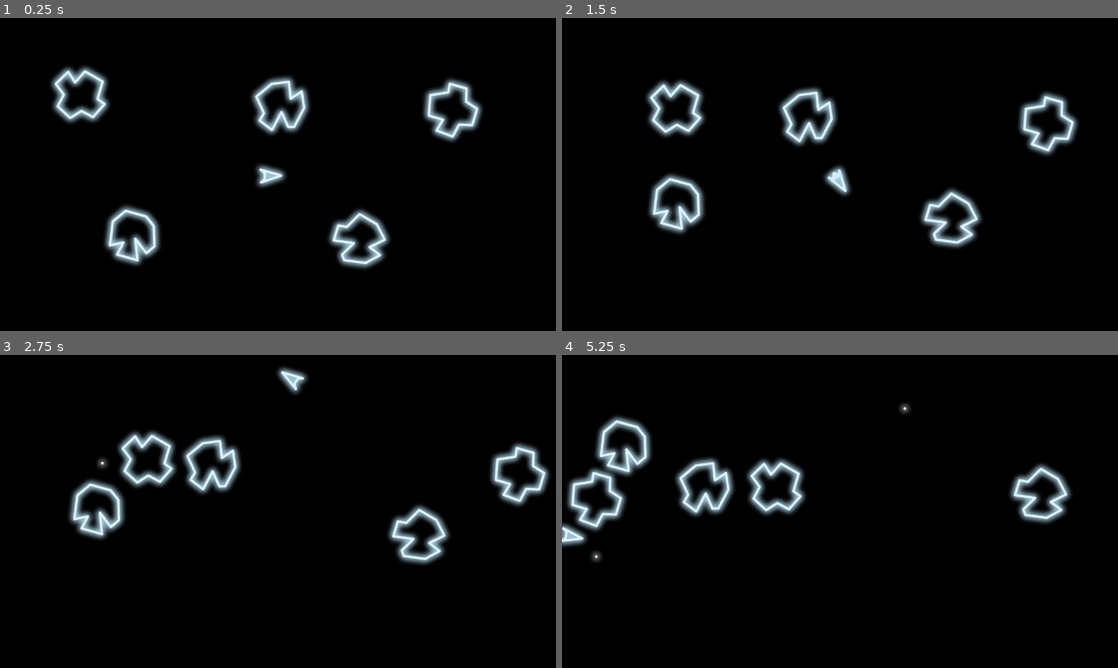
Above: before the commit, frames 1-4 (two rows, left to right).
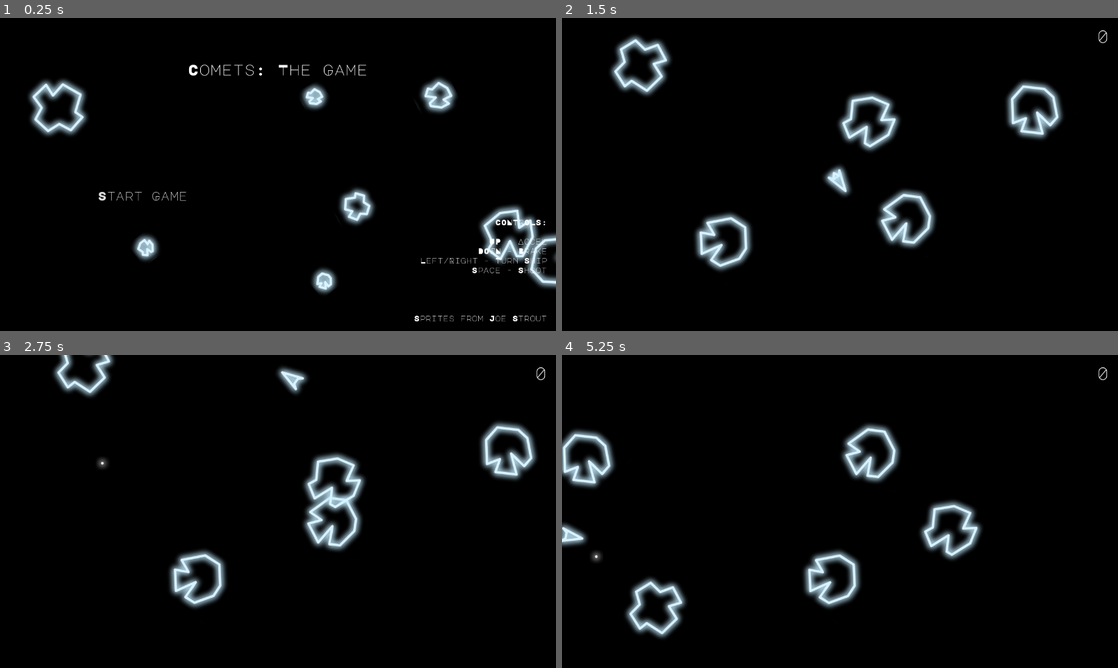
Above: after the commit, the same moments.

Repository: CLSKayyo/game-ogm-35
Game: Godot game, scene res://scenes/main_menu.tscn
The game is run twice, just before and just after one commit, with the same random seed, the same clock (stepped at 60 frames per second) and the same inputs. Before the commit the project starts from res://scenes/world.tscn.
Inputs (mouse positions are in pixels of both pictures, inside the frame that each line leads up to):
- Up to frame 1 (0.25 s): no input
- Up to frame 2 (1.5 s): click (706, 196) at 0.5 s, where only the run after the commit has a clickable "Start Game"; hold D (turn_right) from 1.28 s (still down); hold Up (apply_gas) from 1.28 s (still down)
- Up to frame 3 (2.75 s): release D (turn_right) at 2.03 s; release Up (apply_gas) at 2.03 s; hold Down (brake) from 2.03 s (still down); tap Space (shoot) at 2.1 s
- Up to frame 4 (5.25 s): release Down (brake) at 2.78 s; hold Up (apply_gas) 2.78-3.53 s; hold D (turn_right) 2.78-4.28 s; tap Space (shoot) at 3.6, 5.1 s; hold Up (apply_gas) 4.28-5.03 s; hold A (turn_left) from 4.28 s (still down)

The runs differ from the first frame. In frame 1, 11% of the frame differs, in the area x 5-100%, y 14-98%; in frame 2, 12%; in frame 3, 12%; in frame 4, 12%, in the area x 0-99%, y 3-91%.

Commit message:
Create Game Playable version

Diff:
--- a/project.godot
+++ b/project.godot
@@ -11,9 +11,13 @@
 [application]
 
 config/name="OGM35"
-run/main_scene="res://scenes/world.tscn"
+run/main_scene="res://scenes/main_menu.tscn"
 config/features=PackedStringArray("4.2", "GL Compatibility")
 config/icon="res://icon.svg"
+
+[autoload]
+
+CometsManager="*res://src/manager.gd"
 
 [display]
 
--- /dev/null
+++ b/scenes/game_over.tscn
@@ -0,0 +1,96 @@
+[gd_scene load_steps=8 format=3 uid="uid://bdud8cn82f3w5"]
+
+[ext_resource type="FontFile" uid="uid://bckhcopcuru1x" path="res://assets/MajorMonoDisplay-Regular.ttf" id="1_ac5im"]
+[ext_resource type="Script" path="res://src/game_over.gd" id="1_fjj5c"]
+
+[sub_resource type="StyleBoxFlat" id="StyleBoxFlat_28vq3"]
+bg_color = Color(0, 0, 0, 0.717647)
+
+[sub_resource type="LabelSettings" id="LabelSettings_0ocys"]
+font = ExtResource("1_ac5im")
+font_size = 41
+
+[sub_resource type="LabelSettings" id="LabelSettings_jpi5m"]
+font = ExtResource("1_ac5im")
+font_size = 21
+
+[sub_resource type="LabelSettings" id="LabelSettings_aexyp"]
+font = ExtResource("1_ac5im")
+font_size = 80
+
+[sub_resource type="StyleBoxEmpty" id="StyleBoxEmpty_4in2i"]
+
+[node name="GameOver" type="Control"]
+layout_mode = 3
+anchors_preset = 15
+anchor_right = 1.0
+anchor_bottom = 1.0
+grow_horizontal = 2
+grow_vertical = 2
+script = ExtResource("1_fjj5c")
+
+[node name="Panel" type="Panel" parent="."]
+layout_mode = 1
+anchors_preset = 15
+anchor_right = 1.0
+anchor_bottom = 1.0
+grow_horizontal = 2
+grow_vertical = 2
+theme_override_styles/panel = SubResource("StyleBoxFlat_28vq3")
+
+[node name="VBoxContainer" type="VBoxContainer" parent="Panel"]
+layout_mode = 1
+anchors_preset = 15
+anchor_right = 1.0
+anchor_bottom = 1.0
+grow_horizontal = 2
+grow_vertical = 2
+alignment = 1
+
+[node name="GameOver" type="Label" parent="Panel/VBoxContainer"]
+layout_mode = 2
+size_flags_horizontal = 4
+text = "Game Over!"
+label_settings = SubResource("LabelSettings_0ocys")
+horizontal_alignment = 1
+vertical_alignment = 1
+
+[node name="GameOver2" type="Label" parent="Panel/VBoxContainer"]
+layout_mode = 2
+size_flags_horizontal = 4
+text = "Your score was"
+label_settings = SubResource("LabelSettings_jpi5m")
+horizontal_alignment = 1
+vertical_alignment = 1
+
+[node name="Score" type="Label" parent="Panel/VBoxContainer"]
+unique_name_in_owner = true
+layout_mode = 2
+size_flags_horizontal = 4
+text = "23"
+label_settings = SubResource("LabelSettings_aexyp")
+horizontal_alignment = 1
+vertical_alignment = 1
+
+[node name="PlayAgain" type="Button" parent="Panel/VBoxContainer"]
+layout_mode = 2
+size_flags_vertical = 0
+theme_override_colors/font_pressed_color = Color(0, 0, 0, 1)
+theme_override_colors/font_hover_color = Color(0, 0, 0, 1)
+theme_override_fonts/font = ExtResource("1_ac5im")
+theme_override_font_sizes/font_size = 28
+theme_override_styles/normal = SubResource("StyleBoxEmpty_4in2i")
+text = "Play Again"
+
+[node name="MainMenu" type="Button" parent="Panel/VBoxContainer"]
+layout_mode = 2
+size_flags_vertical = 0
+theme_override_colors/font_pressed_color = Color(0, 0, 0, 1)
+theme_override_colors/font_hover_color = Color(0, 0, 0, 1)
+theme_override_fonts/font = ExtResource("1_ac5im")
+theme_override_font_sizes/font_size = 28
+theme_override_styles/normal = SubResource("StyleBoxEmpty_4in2i")
+text = "Main Menu"
+
+[connection signal="pressed" from="Panel/VBoxContainer/PlayAgain" to="." method="_on_play_again_pressed"]
+[connection signal="pressed" from="Panel/VBoxContainer/MainMenu" to="." method="_on_main_menu_pressed"]
--- /dev/null
+++ b/scenes/main_menu.tscn
@@ -0,0 +1,159 @@
+[gd_scene load_steps=9 format=3 uid="uid://dnnscld2xyf8d"]
+
+[ext_resource type="PackedScene" uid="uid://ck627oeiurflx" path="res://scenes/asteroid_1.tscn" id="1_xa2wp"]
+[ext_resource type="PackedScene" uid="uid://bkarjeyaokesw" path="res://scenes/asteroid_2.tscn" id="2_giygk"]
+[ext_resource type="PackedScene" uid="uid://ddry4cg3tf7ru" path="res://scenes/asteroid_3.tscn" id="3_qte2w"]
+[ext_resource type="FontFile" uid="uid://bckhcopcuru1x" path="res://assets/MajorMonoDisplay-Regular.ttf" id="4_nvhkw"]
+
+[sub_resource type="LabelSettings" id="LabelSettings_3urum"]
+font = ExtResource("4_nvhkw")
+font_size = 35
+
+[sub_resource type="StyleBoxEmpty" id="StyleBoxEmpty_q7b6e"]
+
+[sub_resource type="GDScript" id="GDScript_1jfya"]
+resource_name = "StartBtn"
+script/source = "extends Button
+
+func _on_pressed():
+	CometsManager.go_to_scene('res://scenes/world.tscn')
+"
+
+[sub_resource type="LabelSettings" id="LabelSettings_5wv25"]
+font = ExtResource("4_nvhkw")
+font_size = 18
+
+[node name="Control" type="Control"]
+layout_mode = 3
+anchors_preset = 15
+anchor_right = 1.0
+anchor_bottom = 1.0
+grow_horizontal = 2
+grow_vertical = 2
+
+[node name="Node2D" type="Node2D" parent="."]
+
+[node name="asteroid_1" parent="Node2D" instance=ExtResource("1_xa2wp")]
+position = Vector2(120, 201)
+
+[node name="asteroid_2" parent="Node2D" instance=ExtResource("2_giygk")]
+position = Vector2(794, 430)
+
+[node name="asteroid_3" parent="Node2D" instance=ExtResource("3_qte2w")]
+position = Vector2(762, 632)
+
+[node name="asteroid_4" parent="Node2D" instance=ExtResource("2_giygk")]
+position = Vector2(983, 199)
+
+[node name="asteroid_5" parent="Node2D" instance=ExtResource("1_xa2wp")]
+position = Vector2(1187, 492)
+
+[node name="asteroid_6" parent="Node2D" instance=ExtResource("3_qte2w")]
+position = Vector2(305, 520)
+
+[node name="asteroid_7" parent="Node2D" instance=ExtResource("3_qte2w")]
+position = Vector2(692, 182)
+
+[node name="asteroid_8" parent="Node2D" instance=ExtResource("1_xa2wp")]
+position = Vector2(7, 573)
+
+[node name="VBoxContainer" type="VBoxContainer" parent="."]
+clip_contents = true
+layout_mode = 1
+anchors_preset = -1
+anchor_right = 1.0
+anchor_bottom = 1.0
+offset_left = 20.0
+offset_top = 100.0
+offset_right = -20.0
+offset_bottom = -20.0
+grow_horizontal = 2
+grow_vertical = 2
+
+[node name="Game Title" type="Label" parent="VBoxContainer"]
+layout_mode = 2
+size_flags_vertical = 8
+text = "Comets: The Game"
+label_settings = SubResource("LabelSettings_3urum")
+horizontal_alignment = 1
+
+[node name="Control2" type="Control" parent="VBoxContainer"]
+layout_mode = 2
+size_flags_horizontal = 3
+size_flags_vertical = 3
+
+[node name="HBoxContainer" type="HBoxContainer" parent="VBoxContainer/Control2"]
+layout_mode = 1
+anchors_preset = 15
+anchor_right = 1.0
+anchor_bottom = 1.0
+grow_horizontal = 2
+grow_vertical = 2
+size_flags_vertical = 3
+alignment = 1
+
+[node name="Control2" type="Control" parent="VBoxContainer/Control2/HBoxContainer"]
+layout_mode = 2
+size_flags_horizontal = 3
+
+[node name="VBoxContainer" type="VBoxContainer" parent="VBoxContainer/Control2/HBoxContainer/Control2"]
+layout_mode = 1
+anchors_preset = -1
+anchor_right = 1.0
+anchor_bottom = 1.0
+offset_left = 20.0
+offset_top = 20.0
+offset_right = -20.0
+offset_bottom = -20.0
+grow_horizontal = 2
+grow_vertical = 2
+size_flags_horizontal = 3
+size_flags_vertical = 4
+alignment = 1
+
+[node name="StartBtn" type="Button" parent="VBoxContainer/Control2/HBoxContainer/Control2/VBoxContainer"]
+layout_mode = 2
+size_flags_vertical = 0
+theme_override_colors/font_pressed_color = Color(0, 0, 0, 1)
+theme_override_colors/font_hover_color = Color(0, 0, 0, 1)
+theme_override_fonts/font = ExtResource("4_nvhkw")
+theme_override_font_sizes/font_size = 28
+theme_override_styles/normal = SubResource("StyleBoxEmpty_q7b6e")
+text = "Start Game"
+script = SubResource("GDScript_1jfya")
+
+[node name="Control" type="Control" parent="VBoxContainer/Control2/HBoxContainer"]
+layout_mode = 2
+size_flags_horizontal = 3
+
+[node name="Game Title2" type="Label" parent="VBoxContainer/Control2/HBoxContainer/Control"]
+layout_mode = 1
+anchors_preset = 15
+anchor_right = 1.0
+anchor_bottom = 1.0
+grow_horizontal = 2
+grow_vertical = 2
+size_flags_vertical = 8
+text = "CONTROLS:
+
+UP - Accel
+DOWN - Brake
+Left/Right - Turn Ship
+Space - Shoot
+
+
+
+
+"
+label_settings = SubResource("LabelSettings_5wv25")
+horizontal_alignment = 2
+vertical_alignment = 2
+
+[node name="Game Title2" type="Label" parent="VBoxContainer"]
+layout_mode = 2
+size_flags_vertical = 8
+text = "Sprites from Joe Strout"
+label_settings = SubResource("LabelSettings_5wv25")
+horizontal_alignment = 2
+
+[connection signal="pressed" from="VBoxContainer/Control2/HBoxContainer/Control2/VBoxContainer/StartBtn" to="VBoxContainer/Control2/HBoxContainer/Control2/VBoxContainer/StartBtn" method="_on_pressed"]
--- a/scenes/player.tscn
+++ b/scenes/player.tscn
@@ -35,12 +35,12 @@
 }]
 
 [node name="Player" type="CharacterBody2D"]
+collision_mask = 3
 script = ExtResource("1_g3o44")
 
 [node name="CollisionShape2D" type="CollisionShape2D" parent="."]
 position = Vector2(3, -1)
 rotation = 1.5708
-scale = Vector2(1, 1)
 shape = SubResource("CapsuleShape2D_4wcyo")
 
 [node name="AnimatedSprite2D" type="AnimatedSprite2D" parent="."]
--- /dev/null
+++ b/scenes/world-gui.tscn
@@ -0,0 +1,34 @@
+[gd_scene load_steps=3 format=3 uid="uid://c8arfkcrpf725"]
+
+[ext_resource type="FontFile" uid="uid://bckhcopcuru1x" path="res://assets/MajorMonoDisplay-Regular.ttf" id="1_mtwnq"]
+
+[sub_resource type="GDScript" id="GDScript_6qy6w"]
+script/source = "extends Label
+
+func _physics_process(delta):
+	text = str(CometsManager.score)
+"
+
+[node name="World-gui" type="CanvasLayer"]
+
+[node name="MarginContainer" type="MarginContainer" parent="."]
+anchors_preset = 15
+anchor_right = 1.0
+anchor_bottom = 1.0
+offset_left = 20.0
+offset_top = 20.0
+offset_right = -20.0
+offset_bottom = -20.0
+grow_horizontal = 2
+grow_vertical = 2
+
+[node name="Label" type="Label" parent="MarginContainer"]
+layout_mode = 2
+size_flags_horizontal = 8
+size_flags_vertical = 0
+theme_override_fonts/font = ExtResource("1_mtwnq")
+theme_override_font_sizes/font_size = 41
+text = "0000"
+horizontal_alignment = 2
+text_direction = 2
+script = SubResource("GDScript_6qy6w")
--- a/scenes/world.tscn
+++ b/scenes/world.tscn
@@ -1,9 +1,12 @@
-[gd_scene load_steps=3 format=3 uid="uid://dfv08l1ygfcxp"]
+[gd_scene load_steps=5 format=3 uid="uid://dfv08l1ygfcxp"]
 
+[ext_resource type="Script" path="res://src/world_manager.gd" id="1_i5612"]
 [ext_resource type="PackedScene" uid="uid://bohvs4alr5c6" path="res://scenes/player.tscn" id="1_ltpdo"]
 [ext_resource type="PackedScene" uid="uid://ck627oeiurflx" path="res://scenes/asteroid_1.tscn" id="2_hbnwr"]
+[ext_resource type="PackedScene" uid="uid://c8arfkcrpf725" path="res://scenes/world-gui.tscn" id="3_42ase"]
 
 [node name="World" type="Node2D"]
+script = ExtResource("1_i5612")
 
 [node name="CharacterBody2D" parent="." instance=ExtResource("1_ltpdo")]
 position = Vector2(616, 365)
@@ -22,3 +25,5 @@
 
 [node name="asteroid_5" parent="." instance=ExtResource("2_hbnwr")]
 position = Vector2(661, 195)
+
+[node name="World-gui" parent="." instance=ExtResource("3_42ase")]
--- a/src/asteroid.gd
+++ b/src/asteroid.gd
@@ -45,4 +45,5 @@
 		destroy()
 
 func destroy():
+	CometsManager.add_score(1)
 	queue_free()
--- a/src/entity.gd
+++ b/src/entity.gd
@@ -3,6 +3,6 @@
 
 @onready var screensize = get_viewport_rect().size
 
-func _process(delta):
+func _process(_delta):
 	transform.origin.x = wrapf(transform.origin.x, 0, screensize.x)
 	transform.origin.y = wrapf(transform.origin.y, 0, screensize.y)
--- /dev/null
+++ b/src/game_over.gd
@@ -0,0 +1,14 @@
+extends Control
+
+@onready var score_txt = %Score
+
+func _ready():
+	score_txt.text = str(CometsManager.score)
+	CometsManager.score = 0
+
+func _on_play_again_pressed():
+	CometsManager.go_to_scene('res://scenes/world.tscn')
+
+
+func _on_main_menu_pressed():
+	CometsManager.go_to_scene('res://scenes/main_menu.tscn')
--- /dev/null
+++ b/src/manager.gd
@@ -0,0 +1,10 @@
+class_name Manager
+extends Node
+
+var score = 0
+
+func go_to_scene(scene: String):
+	get_tree().change_scene_to_file(scene)
+
+func add_score(value: int):
+	score += value
--- a/src/player.gd
+++ b/src/player.gd
@@ -41,8 +41,16 @@
 
 	move_and_slide()
 
+	for i in get_slide_collision_count():
+		var node = get_slide_collision(i).get_collider()
+		if (node.is_in_group("asteroid")):
+			destroy()
+
 func control_animations():
 	if (Input.is_action_pressed("apply_gas")):
 		sprite.animation = "engine_on"
 	else:
 		sprite.animation = "engine_off"
+
+func destroy():
+	CometsManager.go_to_scene("res://scenes/game_over.tscn")
--- /dev/null
+++ b/src/world_manager.gd
@@ -0,0 +1,22 @@
+extends Node2D
+
+var spawn_rate = 5.0
+var spawn_count = 0
+
+@onready var screensize = get_viewport_rect().size
+
+var comet = preload("res://scenes/asteroid_1.tscn")
+
+func _physics_process(delta):
+	spawn_count += delta
+
+	if spawn_count >= spawn_rate:
+		spawn_comet()
+		spawn_count = 0
+		spawn_rate = spawn_rate * 0.9
+
+func spawn_comet():
+	var instance = comet.instantiate()
+	add_child(instance)
+	instance.transform.origin.x = screensize.x + (randf() * 20)
+	instance.transform.origin.y = screensize.y + (randf() * 20)
Binary file added: assets/MajorMonoDisplay-Regular.ttf
Not shown, added: assets/MajorMonoDisplay-Regular.ttf.import
Not shown, added: export_presets.cfg
